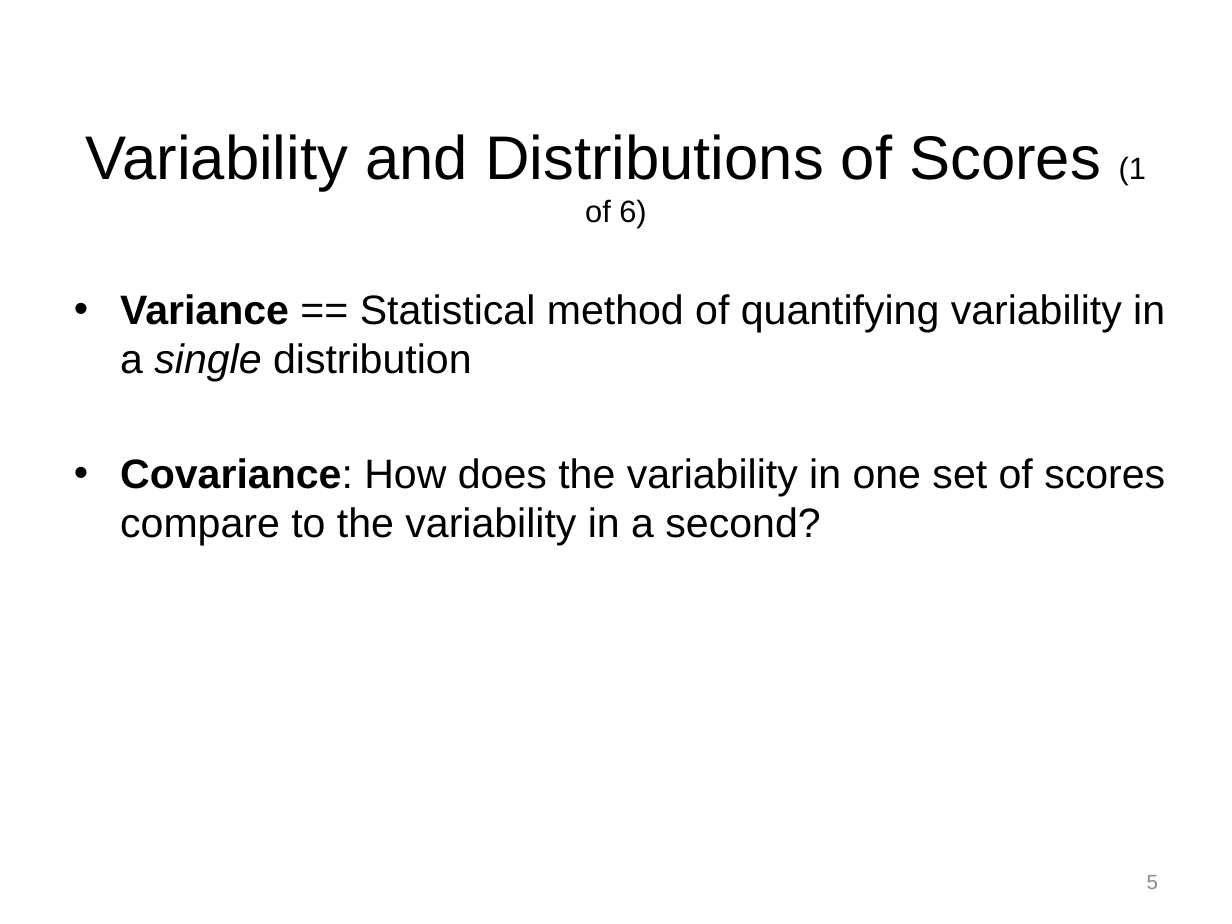
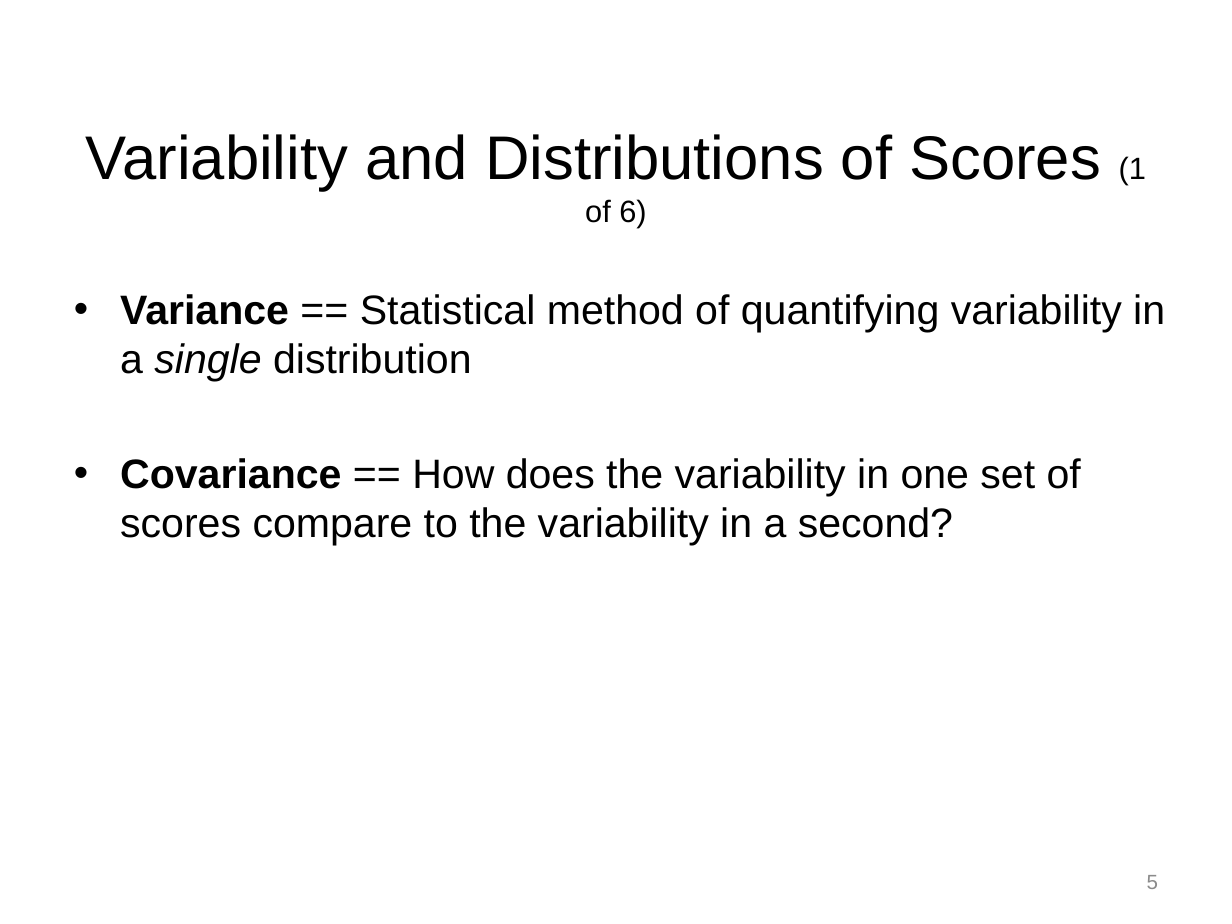
Before and after one commit to npm27/Teaching-Materials, a slide deck: slide 5 of Tests and Eval/Slides/3 Chapter 3.pptx. Drawn at 1232x924 pixels with LibreOffice and Linux fonts; fonts in the diff are those of the drawing. Boxes give left, top, right and bottom in pixels: in the first picture for what was removed or moved away, otherwise in the second. Text is boxed around its words. In the diff, an @@ line names an element or a change of style, - is before the commit and + after.

```diff
--- a/Tests and Eval/Slides/3 Chapter 3.pptx
+++ b/Tests and Eval/Slides/3 Chapter 3.pptx
@@ text at [120, 458, 1081, 546]: text changed @@
-• Covariance: How does the variability in one set of scores compare to the variability in a second?
+• Covariance == How does the variability in one set of scores compare to the variability in a second?
```
Also in this commit, not shown: 8 other slides changed, 3 other files.
